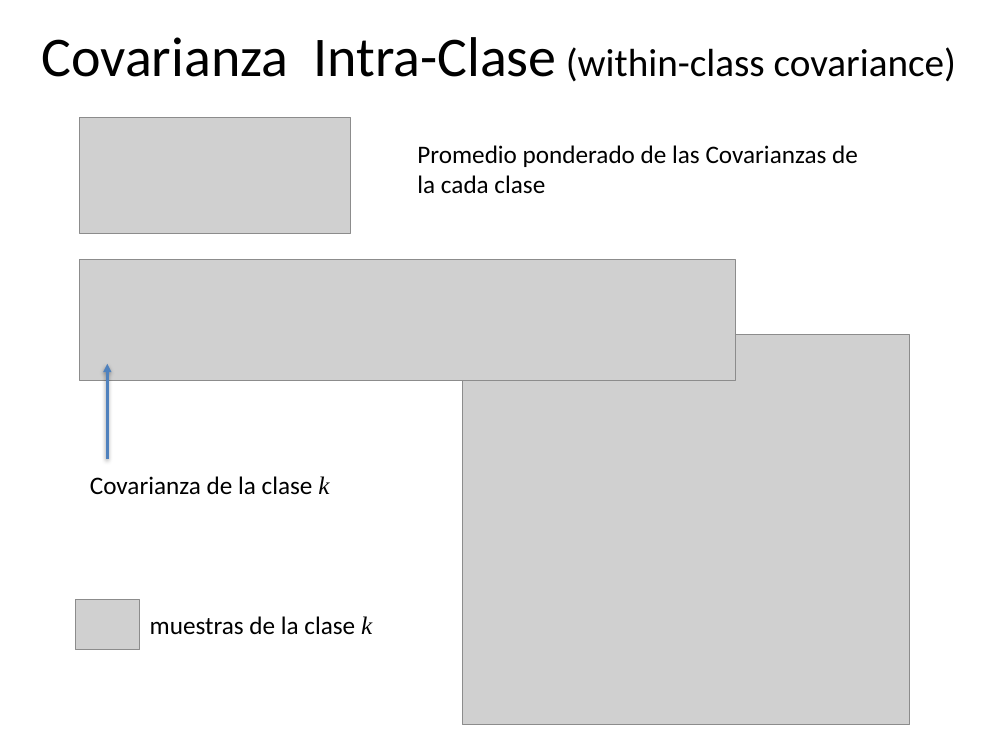
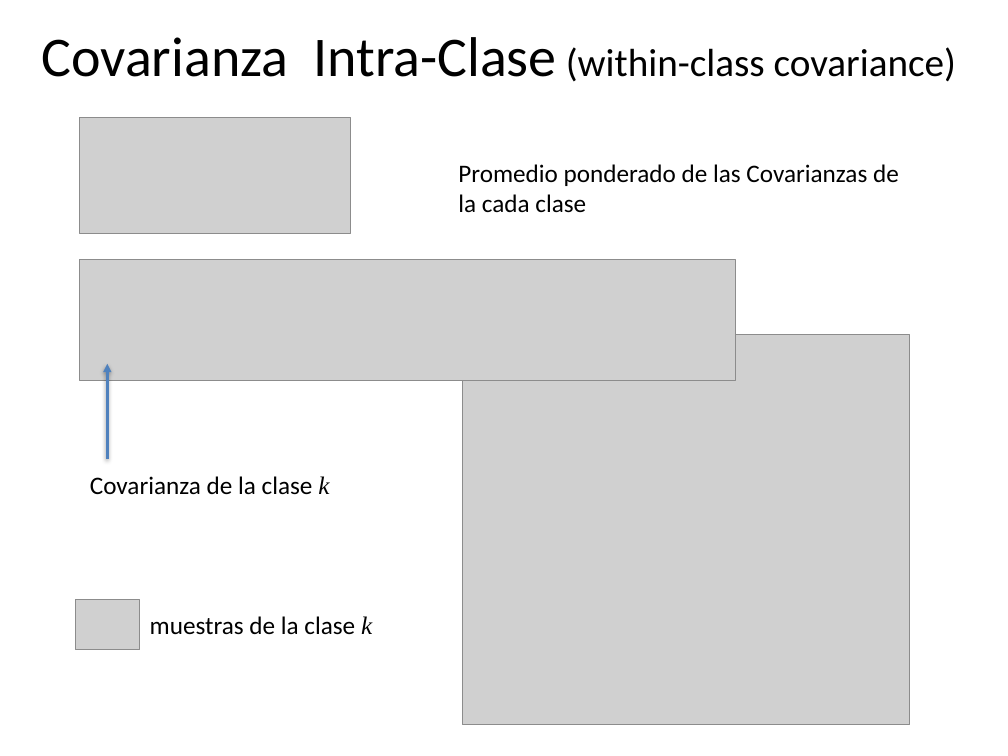
Before and after one commit to domingomery/patrones, a slide deck: slide 10 of clases/Cap03_Seleccion_de_Caracteristicas/presentations/PAT03_Fisher_Covarianzas.pptx. Drawn at 1008x756 pixels with LibreOffice and Linux fonts; fonts in the diff are those of the drawing; grey boxes stand for pictures. Boxes give left, top, right and bottom in pixels: in the first picture for what was removed or moved away, otherwise in the second. Text is boxed around its words. In the diff, an @@ line names an element or a change of style, - is before the commit and + after.

```diff
--- a/clases/Cap03_Seleccion_de_Caracteristicas/presentations/PAT03_Fisher_Covarianzas.pptx
+++ b/clases/Cap03_Seleccion_de_Caracteristicas/presentations/PAT03_Fisher_Covarianzas.pptx
@@ text "Promedio ponderado de las Covarianzas ...": place and size @@
-text "Promedio ponderado de las Covarianzas ..." at [417, 145, 858, 194]
+text "Promedio ponderado de las Covarianzas ..." at [458, 164, 899, 213]
```
Also in this commit, not shown: 5 other slides changed, 1 slide added, 1 other file.
